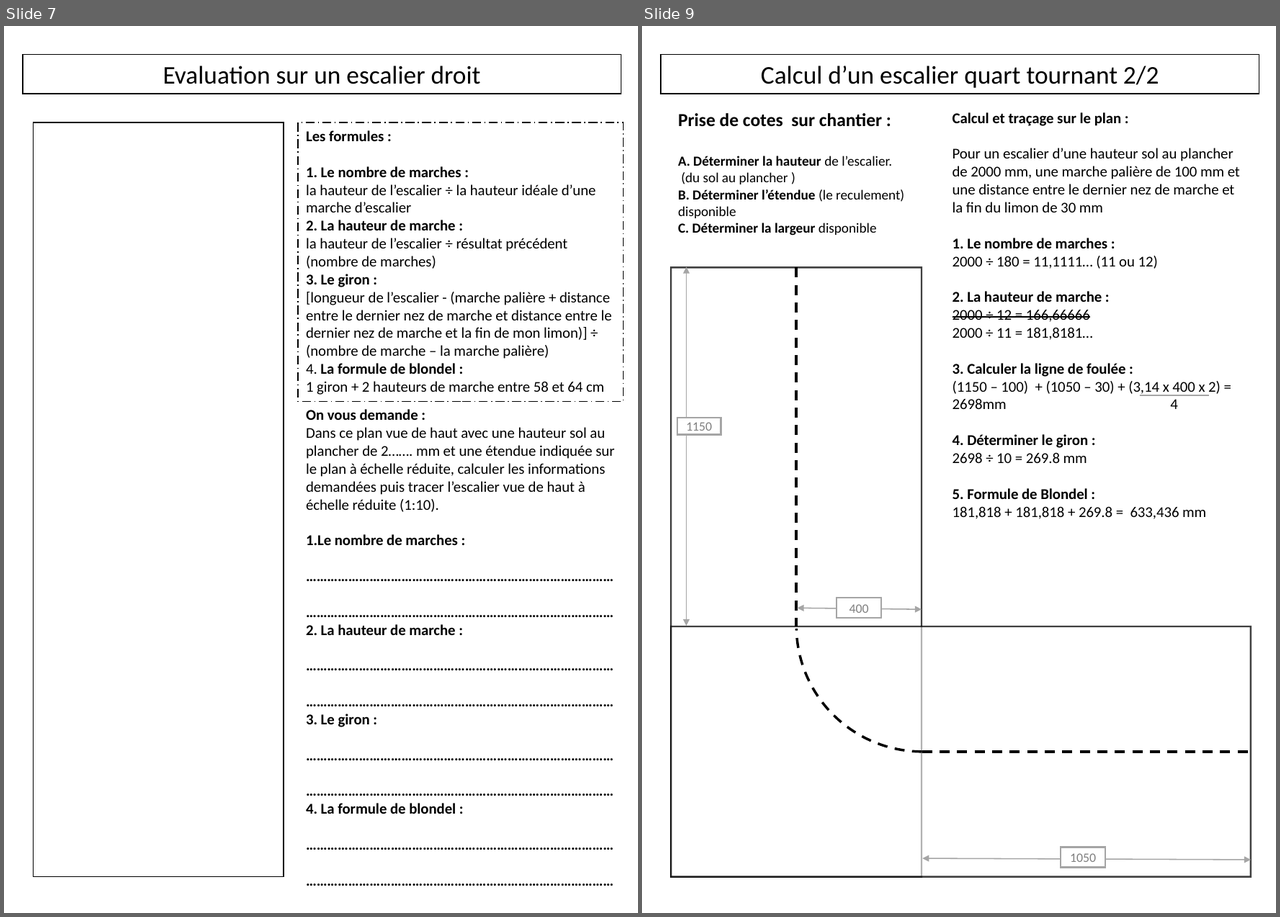
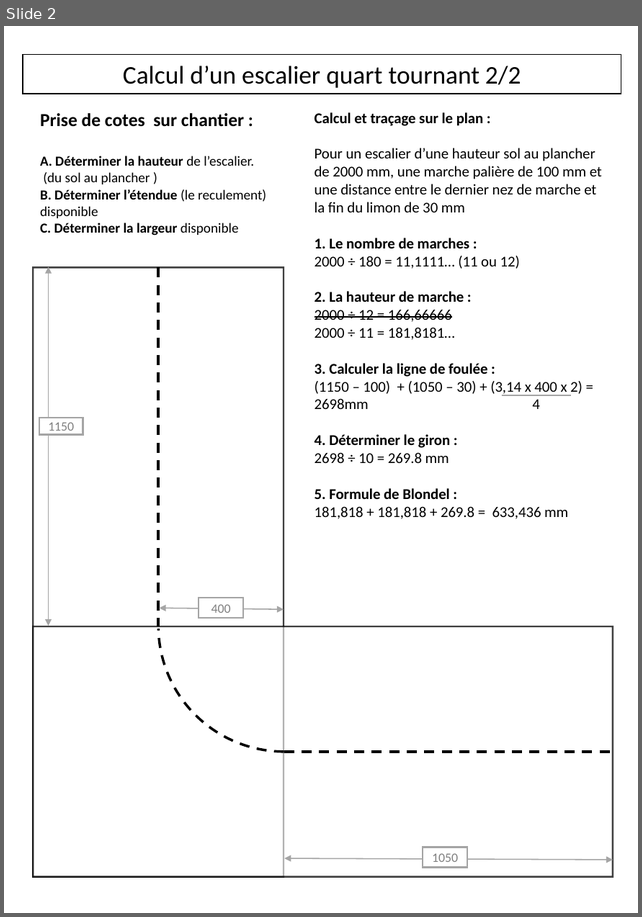
Before and after one commit to kduchevreuil/Cours-Menuiserie, a slide deck: escaliers.pptx. Shown side by side, each under a label of ours: slides 7 and 9 before the commit, slide 2 after it; the slides between them are not shown. The pictures are 1280x917 and 642x917 pixels, drawn with LibreOffice and Linux fonts; fonts in the diff are those of the drawing. Boxes give left, top, right and bottom in pixels: in the first picture for what was removed or moved away, otherwise in the second. Text is boxed around its words. In the diff, an @@ line names an element or a change of style, - is before the commit and + after.

```diff
--- a/escaliers.pptx
+++ b/escaliers.pptx
@@ slide 7 removed at <box>4,26,638,913</box>, background #FFFFFF @@
@@ rectangle removed at <box>23,54,621,94</box> @@
-Evaluation sur un escalier droit
@@ rectangle removed at <box>33,122,283,877</box> @@
@@ rectangle removed at <box>298,122,623,402</box> @@
-Les formules :
-1. Le nombre de marches :
-la hauteur de l’escalier ÷ la hauteur idéale d’une marche d’escalier
-2. La hauteur de marche :
-la hauteur de l’escalier ÷ résultat précédent (nombre de marches)
-3. Le giron :
-[longueur de l’escalier - (marche palière + distance entre le dernier nez de marche et distance entre le dernier nez de marche et la fin de mon limon)] ÷ (nombre de marche – la marche palière)
-4. La formule de blondel :
-1 giron + 2 hauteurs de marche entre 58 et 64 cm
@@ text removed at <box>306,409,614,814</box> @@
-On vous demande :
-Dans ce plan vue de haut avec une hauteur sol au plancher de 2……. mm et une étendue indiquée sur le plan à échelle réduite, calculer les informations demandées puis tracer l’escalier vue de haut à échelle réduite (1:10).
-1.Le nombre de marches :
-……………………………………………………………………………
-……………………………………………………………………………
-2. La hauteur de marche :
-……………………………………………………………………………
-……………………………………………………………………………
-3. Le giron :
-……………………………………………………………………………
-……………………………………………………………………………
-4. La formule de blondel :
-……………………………………………………………………………
-……………………………………………………………………………
@@ what was slide 9 is now slide 2 @@
```
Also in this commit, not shown: 2 slides changed, 6 other slides removed, 2 other files.
